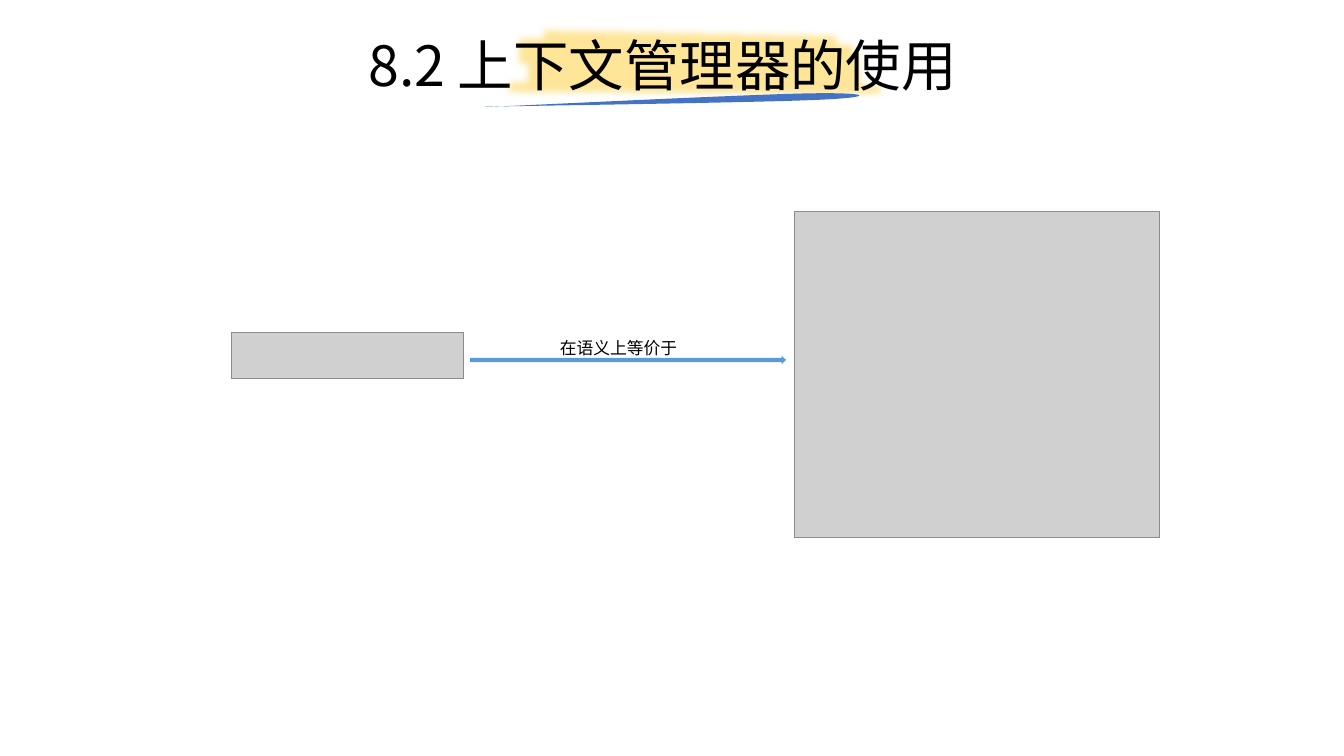
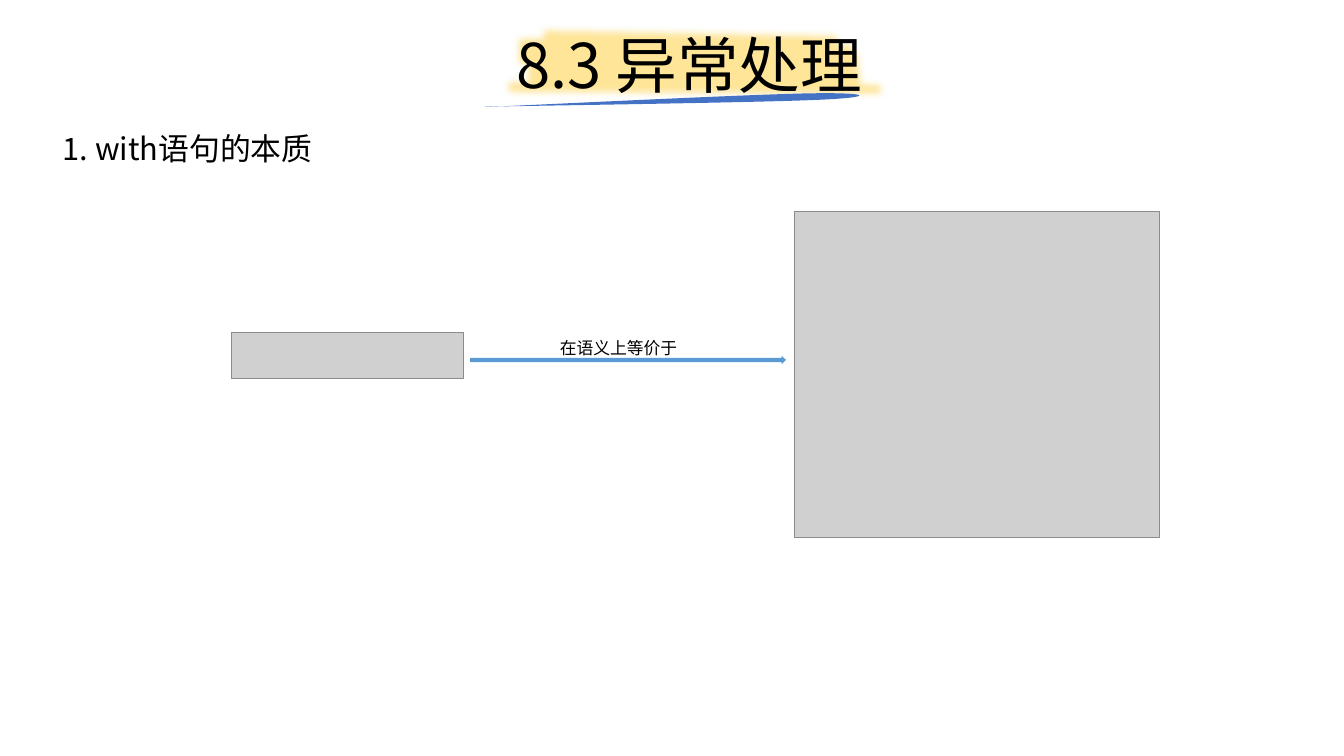
Before and after one commit to yiwenliu/CorePython, a slide deck: slide 66 of PPT/CorePython.pptx. Drawn at 1344x756 pixels with LibreOffice and Linux fonts; fonts in the diff are those of the drawing; grey boxes stand for pictures. Boxes give left, top, right and bottom in pixels: in the first picture for what was removed or moved away, otherwise in the second. Text is boxed around its words. In the diff, an @@ line names an element or a change of style, - is before the commit and + after.

```diff
--- a/PPT/CorePython.pptx
+++ b/PPT/CorePython.pptx
@@ title at (516,25,862,104): text changed; size 39.6 to 44 pt @@
-8.2 上下文管理器的使用
+8.3 异常处理
@@ text added at (63,134,312,163), 22 pt, text #000000 @@
+1. with语句的本质
```
Also in this commit, not shown: 5 other slides changed, 3 slides added, 3 other files.
